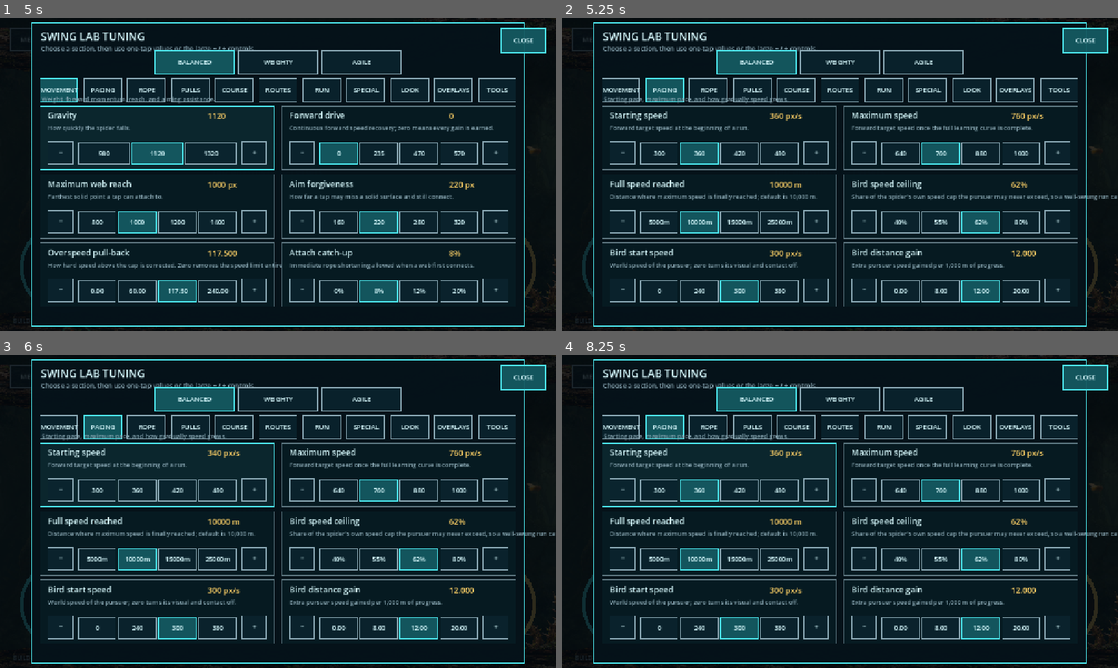
Above: before the commit, frames 1-4 (two rows, left to right).
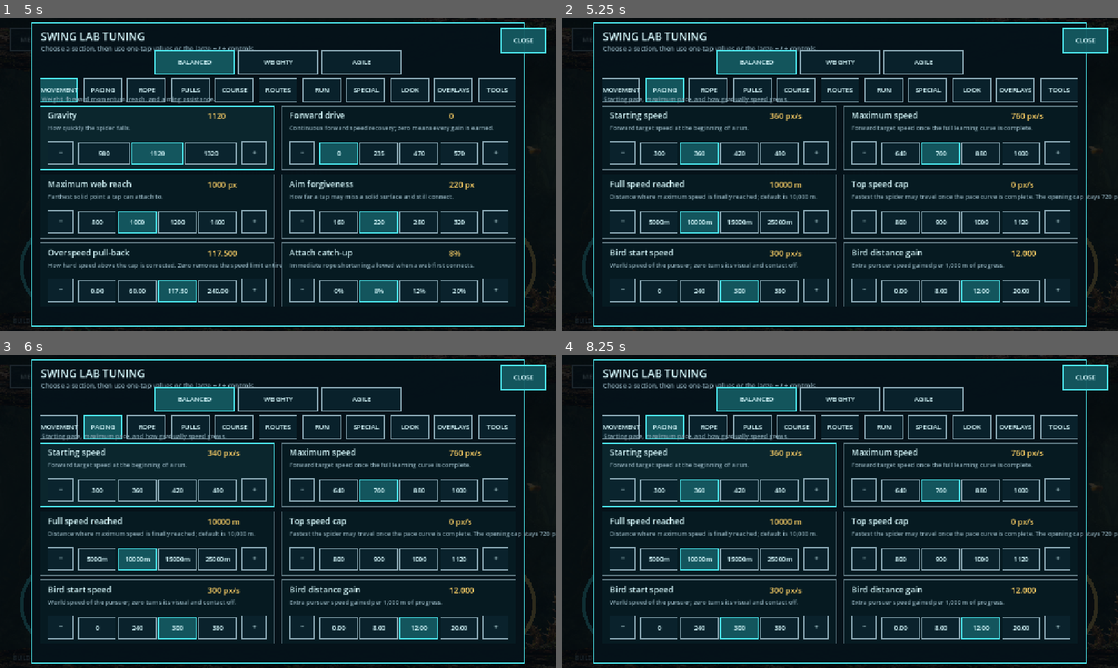
Above: after the commit, the same moments.

Repository: menno420/spider-swing
Game: Godot game, scene res://game/bootstrap/main.tscn
Same seed, same stepped clock (60 frames per second), same inputs: the game is played once before the commit and once after it.
Inputs (mouse positions are in pixels of both pictures, inside the frame that each line leads up to):
- Up to frame 1 (5 s): click "PLAY ENDLESS · STANDARD CHASE…" at 0.5 s; click (66, 268) at 1.25 s; click (489, 268) at 2 s; click (522, 39) at 2.75 s; click (278, 174) at 3.5 s; click (61, 89) at 4.25 s
- Up to frame 2 (5.25 s): click (662, 89) at 5 s
- Up to frame 3 (6 s): click (61, 489) at 5.75 s
- Up to frame 4 (8.25 s): click (623, 489) at 6.5 s; click (817, 489) at 7.25 s; click (817, 489) at 8 s

Frame 1 is identical in both runs. In frame 2, 1.2% of the frame differs, in the area x 52-100%, y 51-69%; in frame 3, 1.2%; in frame 4, 1.2%.

Commit message:
Give the speed cap its own curve, and make it the only one
Owner report from device play on 0.33.0: "I think the speed cap is still
missing or too high."

It was neither missing nor uniformly too high, and the distinction is the
finding. The cap was target_speed_at + maximum_horizontal_overspeed -- a FIXED
360 px/s offset on a reference that itself climbs 360 -> 760. So the ceiling
ran 72 m/s at the start, 92 m/s at 5 km and 112 m/s from 10 km onward, while
his measured play is 73-78 m/s. Past roughly 3 km the limiter could not fire,
and the warp bands are exactly where he tests, so a working limiter read as
absent.

No value of the single offset could have fixed it. Low enough to bite at 10 km
(~140 px/s) would have throttled the opening to 50 m/s. The offset was
inherited from the drive era, when the reference described where the spider
actually was. With speed earned, the reference is a number the spider passes in
its first few swings and never returns to, so anchoring a ceiling to it gives a
ceiling that is tight early and inert late.

The cap now has its own smoothstep: an opening cap of starting_target_speed +
maximum_horizontal_overspeed (720 px/s, unchanged) rising to a new
maximum_speed_cap, assumed 900 px/s, at speed_curve_distance. New curve across
0/1/2/3/5/7/10 km: 72 74 76 76 81 86 90 m/s, engaging across the whole range
instead of only the first three kilometres.

A second fault is fixed in passing. The release award was bounded by a flat
maximum_target_speed + maximum_horizontal_overspeed (1120 px/s) while the motor
corrected toward the distance-local ceiling, so a good release near the start
could push to 112 m/s against a limiter aiming at 73 and then be dragged back
for seconds. Both now read spider_speed_cap_at, so there is one cap.

And the omission that shaped the report: the Test Lab exposed the pull-back
strength but never the cap's height, so the owner could not have tuned his way
out of this or even confirmed the cap existed from the device. "Top speed cap"
is now a knob; bird_ceiling_share moved to RUN to free the PACING slot, and the
new definition sits at the end of the array so no existing card index moved.

The release-award contract is rewritten to assert against the cap function
rather than a literal, so a future retune cannot make it vacuous.

Recorded as D-0050, superseding D-0048's cap definition. Schema 12 -> 13.
verify.py --require-godot passes 207/207 against the exactly-pinned
4.7.1.stable.official.a13da4feb. Bot play is unchanged within noise
(1936 -> 1870 m, 1.03 -> 1.07 deaths/km) because the bot never approaches the
cap; only device play can verify this change.

Co-Authored-By: Claude Opus 5 <noreply@anthropic.com>
Claude-Session: https://claude.ai/code/session_01GucjCpvaWvG7hphzjUth6L

Diff:
--- a/game/domain/swing_config.gd
+++ b/game/domain/swing_config.gd
@@ -23,7 +23,7 @@
 ## UI and recommended hiding them behind a debug flag; the disclosure already
 ## exists, which is why they stay visible.
 
-const SCHEMA_VERSION := 12
+const SCHEMA_VERSION := 13
 const PRESET_BALANCED := &"balanced_baseline"
 const PRESET_WEIGHTY := &"weighty_candidate"
 const PRESET_AGILE := &"agile_candidate"
@@ -71,6 +71,13 @@
 ## times the branch's own 0.25 — so restoring the limiter is a repair rather
 ## than a new tuning claim.
 const DEFAULT_OVERSPEED_CORRECTION := 117.5
+## `assumed`: the spider's top speed once the pace curve is complete. The
+## opening cap stays `starting_target_speed + maximum_horizontal_overspeed`
+## (720 px/s / 72 m/s, unchanged), so this value alone decides how much faster
+## late play may run. 900 px/s is 90 m/s against the owner's measured 73–78 m/s
+## band — real headroom for skilled play, against the 112 m/s the old fixed
+## offset produced. Device feel settles it.
+const DEFAULT_MAXIMUM_SPEED_CAP := 900.0
 
 @export var schema_version: int = SCHEMA_VERSION
 @export var preset_name: StringName = PRESET_BALANCED
@@ -92,6 +99,8 @@
 ## limiter and reproduces the accidental post-#102 behaviour exactly.
 @export var overspeed_correction_acceleration: float = \
 	DEFAULT_OVERSPEED_CORRECTION
+## Top of the speed-cap curve, reached at `speed_curve_distance`.
+@export var maximum_speed_cap: float = DEFAULT_MAXIMUM_SPEED_CAP
 ## `assumed`: maximum horizontal award from one fully qualified release.
 ## Zero disables the slice completely. Device feel, not the bot, decides whether
 ## 100 px/s is the right strength; the deterministic contracts only prove the
@@ -209,6 +218,7 @@
 	bird_start_offset = DEFAULT_BIRD_START_OFFSET
 	bird_ceiling_share = DEFAULT_BIRD_CEILING_SHARE
 	overspeed_correction_acceleration = DEFAULT_OVERSPEED_CORRECTION
+	maximum_speed_cap = DEFAULT_MAXIMUM_SPEED_CAP
 	burst_distance_fraction = 0.40
 	burst_minimum_distance = 80.0
 	burst_pull_duration = 0.20
@@ -293,11 +303,37 @@
 	return lerpf(starting_target_speed, maximum_target_speed, smooth_progress)
 
 
-## The fastest the spider may travel at this distance. Rises with the reference
-## curve, so late play is legitimately quicker, and is the value
-## `SpiderMotor.apply_forces` corrects back toward.
+## The fastest the spider may travel at this distance — its own curve, not an
+## offset from the reference.
+##
+## **Corrected 2026-08-02 after owner device play**, which reported the cap as
+## "still missing or too high" in v0.33. It was neither missing nor uniformly
+## too high: it was `target_speed_at + maximum_horizontal_overspeed`, a *fixed*
+## 360 px/s offset on a reference that itself climbs 360 → 760. That produced a
+## ceiling of 72 m/s at the start and **112 m/s from 10 km onward**, while the
+## owner's measured play sits at 73–78 m/s — so past roughly 3 km the limiter
+## could never engage, which is exactly where he tests.
+##
+## The single offset could not be tuned out of the problem. Low enough to bite
+## at 10 km (~140 px/s) would have throttled the opening to 50 m/s, because the
+## reference describes a *drive target the game no longer applies* rather than
+## how fast the spider actually travels. Speed is earned now and is roughly flat
+## from the first swing, so the cap needs its own start and its own top.
 func spider_speed_cap_at(distance_pixels: float) -> float:
-	return target_speed_at(distance_pixels) + maximum_horizontal_overspeed
+	var opening_cap := starting_target_speed + maximum_horizontal_overspeed
+	var linear_progress := clampf(
+		maxf(distance_pixels, 0.0) / speed_curve_distance,
+		0.0,
+		1.0,
+	)
+	var smooth_progress := (
+		linear_progress * linear_progress * (3.0 - 2.0 * linear_progress)
+	)
+	return lerpf(
+		opening_cap,
+		maxf(maximum_speed_cap, opening_cap),
+		smooth_progress,
+	)
 
 
 ## Position-based pursuer law, hard-bounded below the spider's own ceiling.
@@ -578,6 +614,8 @@
 		failures.append("bird ceiling share must sit strictly inside 0..1")
 	if overspeed_correction_acceleration < 0.0:
 		failures.append("overspeed correction must not be negative")
+	if maximum_speed_cap < starting_target_speed + maximum_horizontal_overspeed:
+		failures.append("maximum speed cap sits below the opening cap")
 	if web_minimum_length <= 0.0 or web_maximum_length <= web_minimum_length:
 		failures.append("web length range is invalid")
 	if reel_energy_capacity <= 0.0 or reel_drain_rate <= 0.0 or \
--- a/game/domain/tuning_catalog.gd
+++ b/game/domain/tuning_catalog.gd
@@ -168,16 +168,16 @@
 		"quick": [0.0, 60.0, 117.5, 240.0],
 	},
 	{
-		"id": &"bird_ceiling_share",
+		"id": &"speed_cap_max",
 		"category": CATEGORY_PACING,
-		"label": "Bird speed ceiling",
-		"help": "Share of the spider's own speed cap the pursuer may never "
-			+ "exceed, so a well-swung run can always outrun it.",
-		"format": &"percent",
-		"minimum": 0.20,
-		"maximum": 0.95,
-		"step": 0.02,
-		"quick": [0.40, 0.55, 0.62, 0.80],
+		"label": "Top speed cap",
+		"help": "Fastest the spider may travel once the pace curve is complete. "
+			+ "The opening cap stays 720 px/s regardless.",
+		"format": &"speed",
+		"minimum": 720.0,
+		"maximum": 1200.0,
+		"step": 20.0,
+		"quick": [800.0, 900.0, 1000.0, 1120.0],
 	},
 	{
 		"id": &"bird_speed",
@@ -564,6 +564,18 @@
 		"step": 40.0,
 		"quick": [600.0, 760.0, 900.0, 1200.0],
 	},
+	{
+		"id": &"bird_ceiling_share",
+		"category": CATEGORY_RUN,
+		"label": "Bird speed ceiling",
+		"help": "Share of the spider's own speed cap the pursuer may never "
+			+ "exceed, so a well-swung run can always outrun it.",
+		"format": &"percent",
+		"minimum": 0.20,
+		"maximum": 0.95,
+		"step": 0.02,
+		"quick": [0.40, 0.55, 0.62, 0.80],
+	},
 ]
 
 
--- a/game/simulation/simulation_world.gd
+++ b/game/simulation/simulation_world.gd
@@ -1292,14 +1292,18 @@
 	var requested_bonus := (
 		config.release_momentum_bonus_speed * float(release["quality"])
 	)
-	# `inferred` safety rule: retain one absolute ceiling so repeated releases
-	# cannot manufacture unbounded speed. The run-wide maximum reference is used
-	# deliberately: the old local target ceiling throttled normal owner play near
-	# the start once release quality became a primary propulsion source.
-	var forward_cap := (
-		config.maximum_target_speed
-		+ config.maximum_horizontal_overspeed
-	)
+	# One cap in the game, not two. This used to be the run-wide maximum
+	# reference plus overspeed — a flat 1120 px/s — while the motor corrected
+	# toward a *distance-local* ceiling, so a release near the start could push
+	# to 112 m/s against a limiter aiming at 73 and then be dragged back for
+	# seconds. Both now read `spider_speed_cap_at`, so the award stops exactly
+	# where the limiter starts and the two can never disagree.
+	#
+	# The original comment's worry — that a local ceiling would throttle normal
+	# opening play — is answered by the cap curve rather than by a second
+	# number: its opening value is `starting_target_speed +
+	# maximum_horizontal_overspeed`, unchanged at 720 px/s.
+	var forward_cap := config.spider_speed_cap_at(distance_pixels)
 	var forward_bonus := minf(
 		requested_bonus,
 		maxf(0.0, forward_cap - velocity.x),
--- a/tests/unit/phase0_physics_tests.gd
+++ b/tests/unit/phase0_physics_tests.gd
@@ -108,6 +108,7 @@
 			not is_equal_approx(
 				balanced.overspeed_correction_acceleration, 117.5) or \
 			not is_equal_approx(balanced.bird_ceiling_share, 0.62) or \
+			not is_equal_approx(balanced.maximum_speed_cap, 900.0) or \
 			not is_equal_approx(
 				balanced.tight_corridor_start_distance, 20000.0) or \
 			not balanced.course_boundaries_lethal:
@@ -310,6 +311,35 @@
 			failures.append(
 				"an extreme pursuer configuration escaped the spider ceiling")
 			return 0
+	# The cap is its own curve now, not an offset from the reference. Its
+	# opening value must stay where it was (the reference no longer describes
+	# how fast the spider actually travels, so a fixed offset was tight at the
+	# start and inert past 3 km), and it must rise monotonically to its top.
+	var shaped := SwingConfig.from_preset(SwingConfig.PRESET_BALANCED)
+	var opening := shaped.starting_target_speed + \
+		shaped.maximum_horizontal_overspeed
+	if not is_equal_approx(shaped.spider_speed_cap_at(0.0), opening):
+		failures.append("the opening speed cap moved off starting + overspeed")
+		return 0
+	if not is_equal_approx(
+			shaped.spider_speed_cap_at(shaped.speed_curve_distance),
+			shaped.maximum_speed_cap):
+		failures.append("the speed cap does not reach its top at full distance")
+		return 0
+	var previous := 0.0
+	for step in range(0, 21):
+		var here := shaped.spider_speed_cap_at(
+			float(step) * shaped.speed_curve_distance / 10.0)
+		if here < previous - 0.0001:
+			failures.append("the speed cap curve is not monotonic")
+			return 0
+		previous = here
+	# A cap top below the opening cap is incoherent and must be rejected.
+	var inverted := SwingConfig.from_preset(SwingConfig.PRESET_BALANCED)
+	inverted.maximum_speed_cap = 100.0
+	if inverted.validate().is_empty():
+		failures.append("a speed cap below the opening cap was accepted")
+		return 0
 	# And a share at or above 1.0 must be rejected outright rather than clamped.
 	var invalid := SwingConfig.from_preset(SwingConfig.PRESET_BALANCED)
 	invalid.bird_ceiling_share = 1.0
@@ -705,12 +735,17 @@
 	config.gravity = 0.0001
 	config.horizontal_drive_acceleration = 0.0001
 	config.air_drag = 0.0
-	config.maximum_horizontal_overspeed = 50.0
+	# 2026-08-02: the award is bounded by `spider_speed_cap_at`, the same curve
+	# the motor corrects toward, so the game has one ceiling instead of two that
+	# could disagree. Asserted against the function rather than a literal, so a
+	# retune of the cap cannot silently make this contract vacuous.
+	config.maximum_horizontal_overspeed = 450.0
 	var capped := SimulationWorld.new()
 	if not _prime_release_world(
 			capped, config, Vector2(700.0, 390.0), Vector2(800.0, -600.0)):
 		failures.append("capped release fixture could not attach")
 		return 0
+	var cap_here := config.spider_speed_cap_at(capped.distance_pixels)
 	capped.queue_command(InputCommand.release(1, 0))
 	capped.queue_command(InputCommand.release(2, 0))
 	var events := capped.step(FIXED_DELTA)
@@ -720,12 +755,16 @@
 		if event.kind == SimulationEvent.Kind.RELEASED:
 			release_count += 1
 			release_event = event
-	if release_event == null or release_count != 1 or \
-			absf(float(release_event.data.get("forward_bonus", 0.0)) - 10.0) \
-			> 0.001 or \
-			absf(float(release_event.data.get("velocity_after_x", 0.0)) - 810.0) \
-			> 0.001:
-		failures.append("release award ignored its absolute max-reference cap or duplicated")
+	if release_event == null or release_count != 1:
+		failures.append("release award duplicated or did not fire")
+		return 0
+	var before_x := float(release_event.data.get("velocity_before_x", 0.0))
+	var after_x := float(release_event.data.get("velocity_after_x", 0.0))
+	var bonus := float(release_event.data.get("forward_bonus", 0.0))
+	if after_x > cap_here + 0.05 or \
+			absf(after_x - cap_here) > 0.05 or \
+			absf(bonus - (cap_here - before_x)) > 0.05:
+		failures.append("release award ignored the shared speed cap or duplicated")
 		return 0
 
 	# Reset and reuse the same world, then compare it with a fresh world. Old arc
Not shown, added: .sessions/2026-08-02-speed-cap-own-curve.md
Not shown, changed: .substrate/guard-fires.jsonl
Not shown, changed: docs/current-state.md
Not shown, changed: docs/decisions.md
